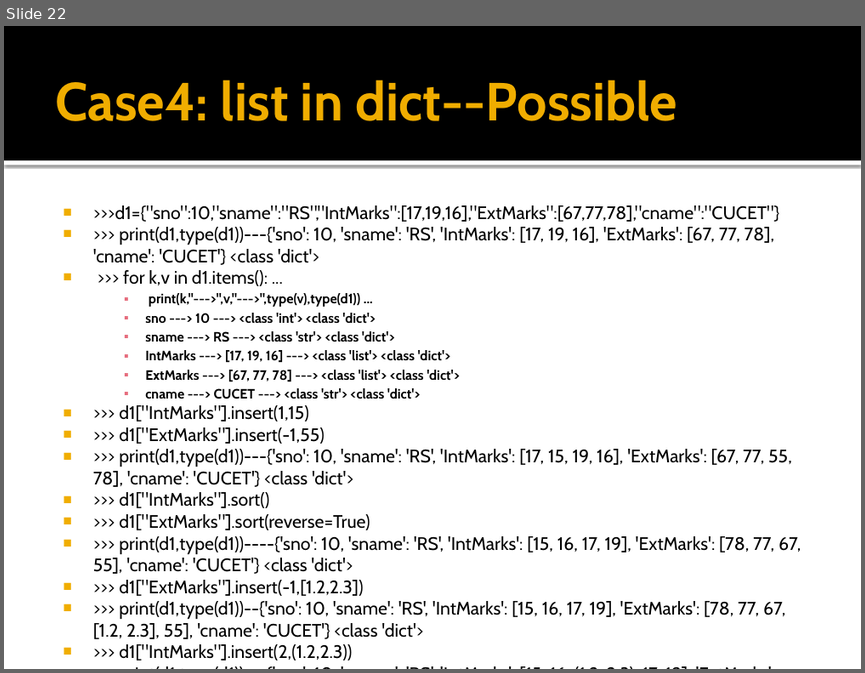
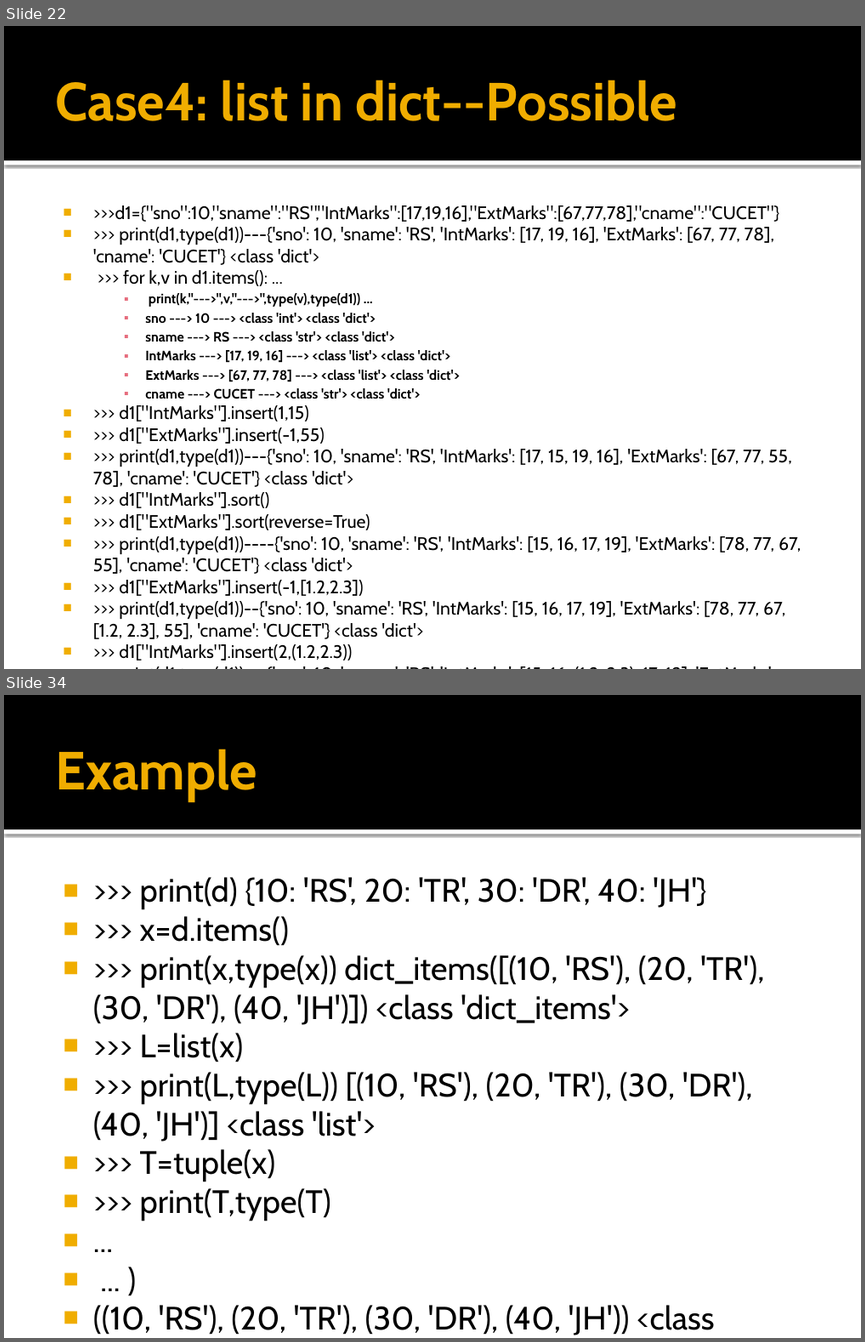
Before and after one commit to Pravesh4929/Python-Hub, a slide deck: (43)Combination of dict with dict,set,tuple and list.pptx. Shown one above the other, each under a label of ours: slide 22 before the commit, slides 22 and 34 after it; the slides between them are not shown. The pictures are 865x673 and 865x1342 pixels, drawn with LibreOffice and Linux fonts; fonts in the diff are those of the drawing. Boxes give left, top, right and bottom in pixels: in the first picture for what was removed or moved away, otherwise in the second. Text is boxed around its words. In the diff, an @@ line names an element or a change of style, - is before the commit and + after.

```diff
--- a/(43)Combination of dict with dict,set,tuple and list.pptx
+++ b/(43)Combination of dict with dict,set,tuple and list.pptx
@@ slide 34 added at <box>4,695,861,1338</box>, background #FFFFFF; not listed: 2 template elements that a slide beside it also shows @@
@@ title added at <box>55,749,256,802</box>, 45 pt, text #F0AD00, bold @@
+Example
@@ text added at <box>93,877,764,1335</box>, 27.2 pt, text #000000 @@
+■ >>> print(d) {10: 'RS', 20: 'TR', 30: 'DR', 40: 'JH'}
+■ >>> x=d.items()
+■ >>> print(x,type(x)) dict_items([(10, 'RS'), (20, 'TR'), (30, 'DR'), (40, 'JH')]) <class 'dict_items'>
+■ >>> L=list(x)
+■ >>> print(L,type(L)) [(10, 'RS'), (20, 'TR'), (30, 'DR'), (40, 'JH')] <class 'list'>
+■ >>> T=tuple(x)
+■ >>> print(T,type(T)
+■ ...
+■ ... )
+■ ((10, 'RS'), (20, 'TR'), (30, 'DR'), (40, 'JH')) <class 'tuple'>
```
Also in this commit, not shown: 13 other slides added, 1 slide removed, 2 other files.
